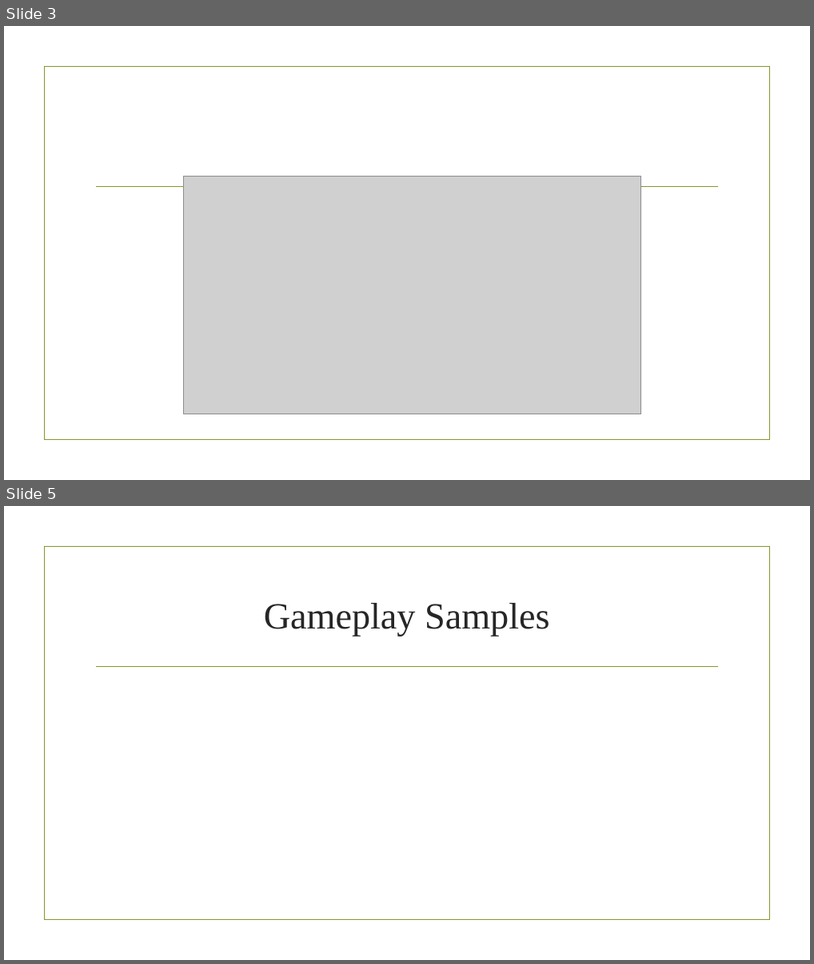
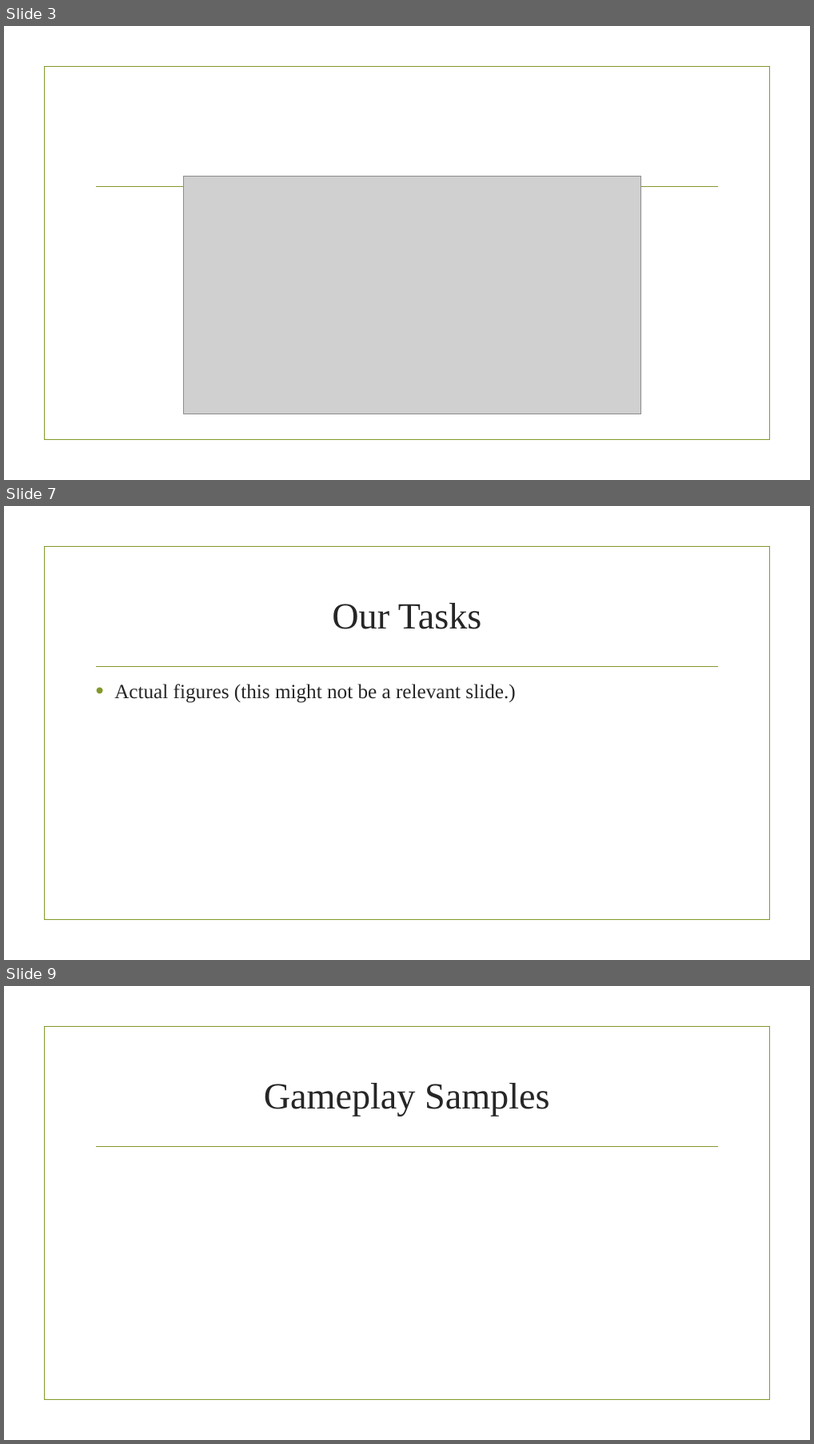
Before and after one commit to Glenn-Pao/StudioPStuff, a slide deck: Laser Cat (concept paper).pptx. Shown one above the other, each under a label of ours: slides 3 and 5 before the commit, slides 3, 7 and 9 after it; the slides between them are not shown. The pictures are 814x964 and 814x1444 pixels, drawn with LibreOffice and Linux fonts; fonts in the diff are those of the drawing; grey boxes stand for pictures; background and template pictures are left out. Boxes give left, top, right and bottom in pixels: in the first picture for what was removed or moved away, otherwise in the second. Text is boxed around its words. In the diff, an @@ line names an element or a change of style, - is before the commit and + after.

```diff
--- a/Laser Cat (concept paper).pptx
+++ b/Laser Cat (concept paper).pptx
@@ slide 7 added at (4, 506, 810, 960), background picture (left out); not listed: 2 template elements that a slide beside it also shows @@
@@ title added at (332, 603, 482, 629), 44 pt, text #262626 @@
+Our Tasks
@@ text added at (114, 684, 515, 703), 24 pt, text #262626 @@
+• Actual figures (this might not be a relevant slide.)
@@ what was slide 5 is now slide 9 @@
```
Also in this commit, not shown: 2 slides changed, 3 other slides added, 21 other files.
